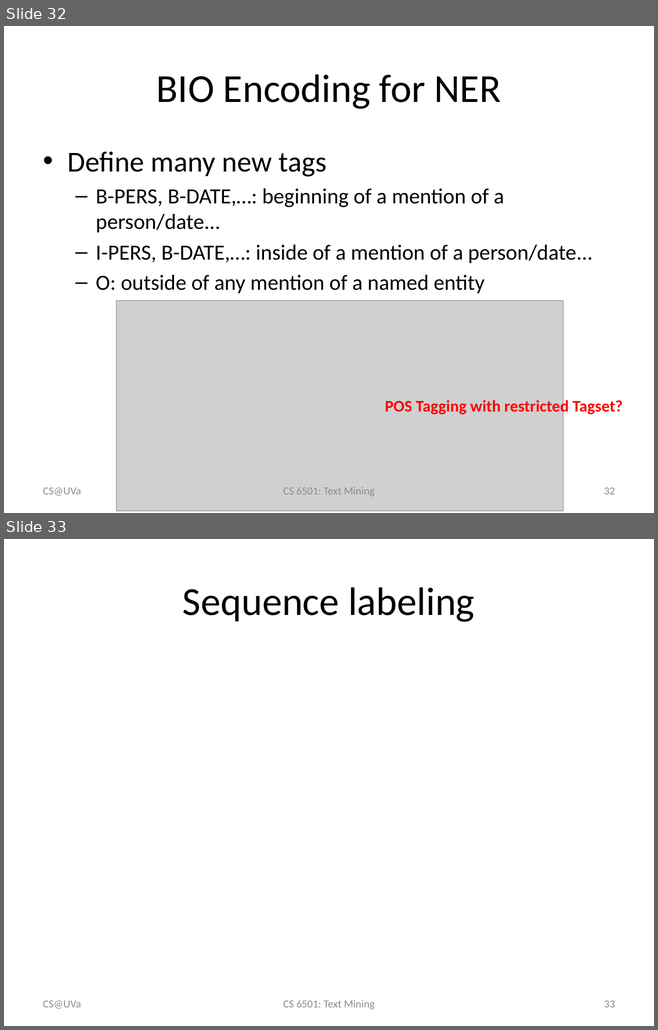
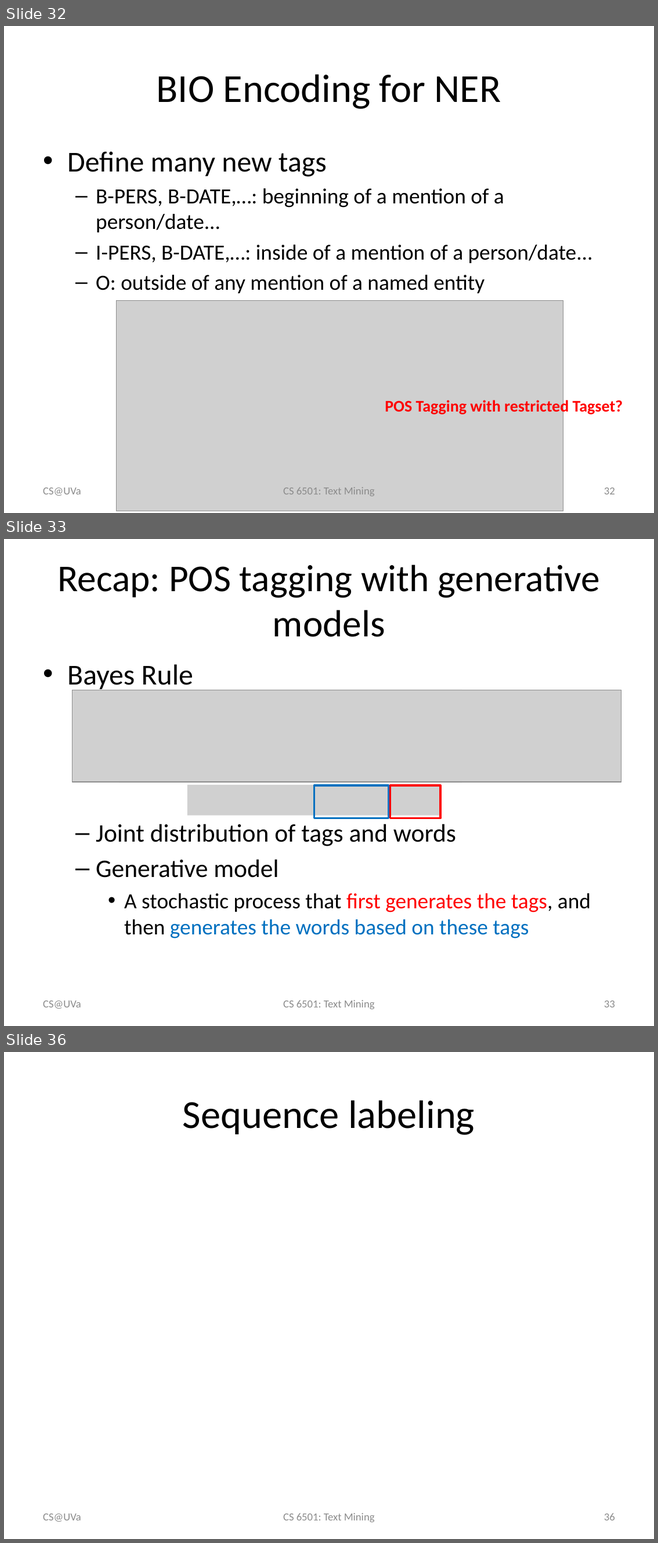
Before and after one commit to wang296/CS6501-Text-Mining, a slide deck: docs/POSTagging-SequenceLabeling.pptx. Shown one above the other, each under a label of ours: slides 32 and 33 before the commit, slides 32, 33 and 36 after it; the slides between them are not shown. The pictures are 658x1030 and 658x1543 pixels, drawn with LibreOffice and Linux fonts; fonts in the diff are those of the drawing; grey boxes stand for pictures. Boxes give left, top, right and bottom in pixels: in the first picture for what was removed or moved away, otherwise in the second. Text is boxed around its words. In the diff, an @@ line names an element or a change of style, - is before the commit and + after.

```diff
--- a/docs/POSTagging-SequenceLabeling.pptx
+++ b/docs/POSTagging-SequenceLabeling.pptx
@@ slide 33 added at (4,539,654,1026), background #FFFFFF @@
@@ title added at (57,565,600,637), 42 pt, text #000000 @@
+Recap: POS tagging with generative models
@@ text added at (67,664,590,939), 24 pt, text #000000 @@
+• Bayes Rule
+  – Joint distribution of tags and words
+  – Generative model
+    • A stochastic process that first generates the tags, and then generates the words based on these tags
@@ picture added at (72,690,621,783) @@
@@ picture added at (119,690,462,783) @@
@@ picture added at (187,784,441,815) @@
@@ rectangle added at (314,786,388,819), outline #0070C0 2.25 pt @@
@@ rectangle added at (390,786,440,819), outline #FF0000 2.25 pt @@
@@ text added at (43,1001,81,1009), 12 pt, text #8C8C8C @@
+CS@UVa
@@ text added at (283,1000,375,1009), 12 pt, text #8C8C8C @@
+CS 6501: Text Mining
@@ page number added at (604,1001,615,1008), 12 pt, text #8C8C8C @@
+33
@@ what was slide 33 is now slide 36 @@
@@ page number at (604,1513,615,1521): text changed @@
-33
+36
```
Also in this commit, not shown: 4 slides changed, 2 other slides added, 3 other files.
